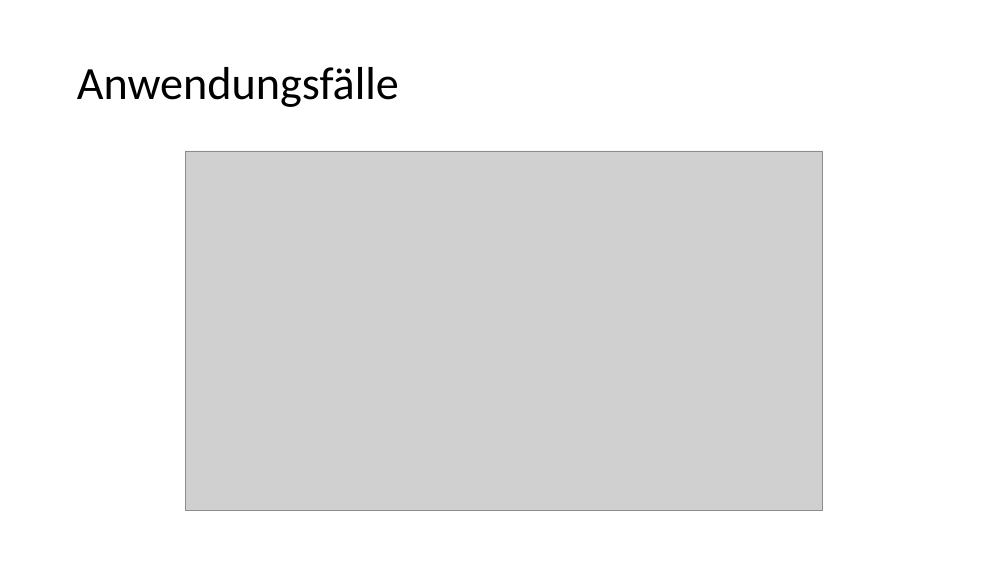
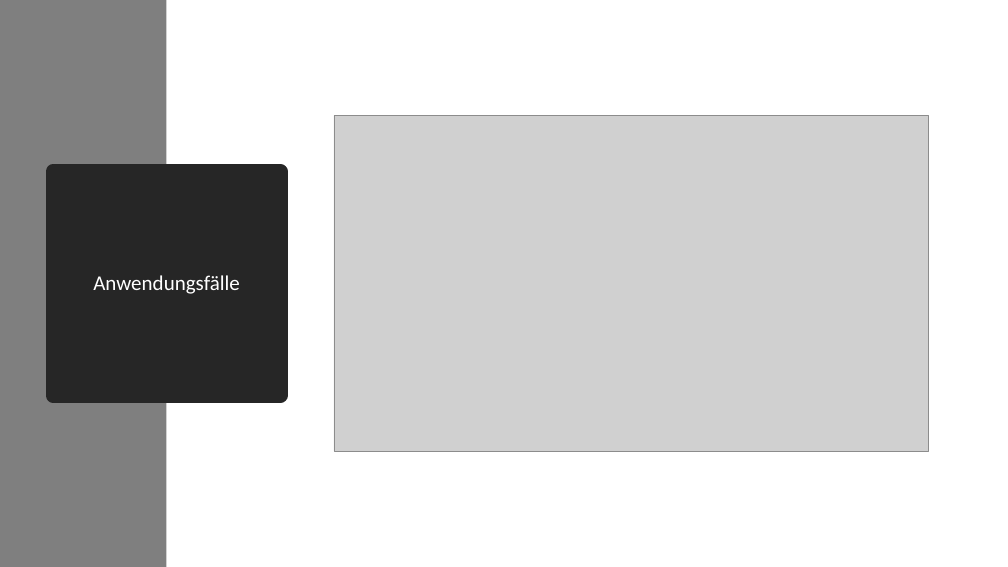
Before and after one commit to nilsspeetzen/SEP, a slide deck: slide 7 of 170718_Vorstellung.pptx. Drawn at 1008x567 pixels with LibreOffice and Linux fonts; fonts in the diff are those of the drawing; grey boxes stand for pictures. Boxes give left, top, right and bottom in pixels: in the first picture for what was removed or moved away, otherwise in the second. Text is boxed around its words. In the diff, an @@ line names an element or a change of style, - is before the commit and + after.

```diff
--- a/170718_Vorstellung.pptx
+++ b/170718_Vorstellung.pptx
@@ rectangle added at <box>0,0,166,567</box>, fill #7F7F7F @@
@@ picture: place and size @@
-picture at <box>185,151,823,511</box>
+picture at <box>334,116,929,451</box>
@@ title "Anwendungsfälle": place and size @@
-title "Anwendungsfälle" at <box>77,67,399,107</box>
+title "Anwendungsfälle" at <box>53,172,281,395</box>
@@ title "Anwendungsfälle" at <box>53,172,281,395</box>: size 44 to 20 pt, text colour #000000 to #FFFFFF; alignment left to centre; fill none to #262626; outline none to #262626 13.75 pt @@
```
Also in this commit, not shown: 14 other slides changed, 4 slides added, 1 other file.
